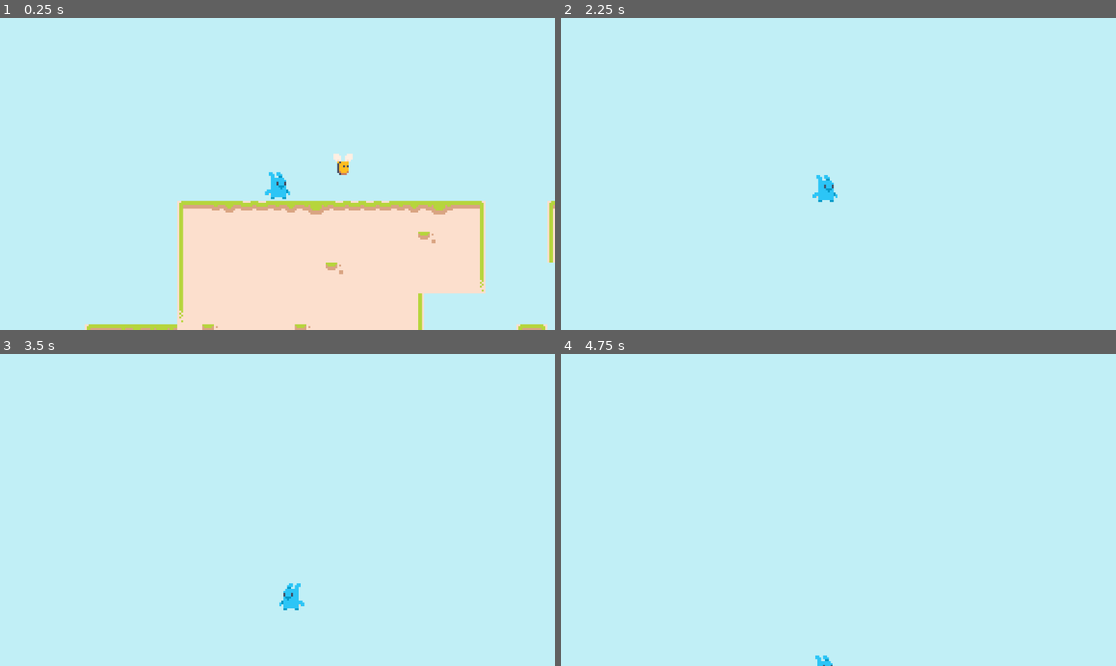
Above: before the commit, frames 1-4 (two rows, left to right).
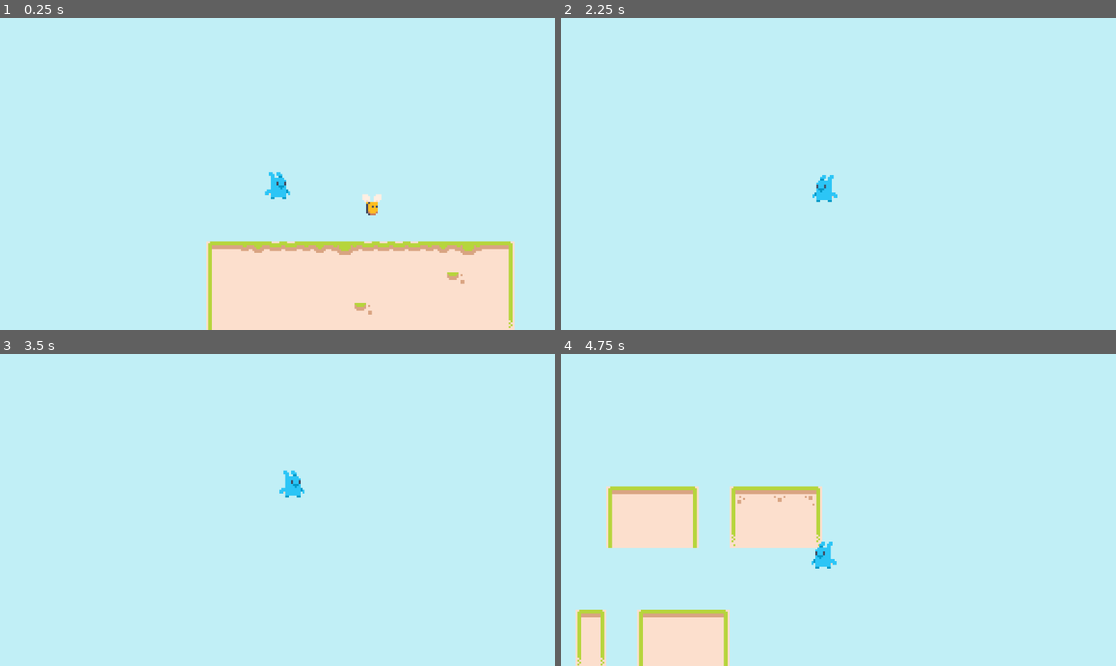
Above: after the commit, the same moments.

Repository: seedgs/platformer
Game: Godot game, scene res://scenes/game.tscn
Two runs of this game, one before a commit and one after it. Both use one fixed random seed, a clock stepped at 60 frames per second and the inputs below.
Inputs (mouse positions are in pixels of both pictures, inside the frame that each line leads up to):
- Up to frame 1 (0.25 s): no input
- Up to frame 2 (2.25 s): move the mouse to (960, 158) at 0.52 s; hold D (Right) 0.53-2.03 s; click (960, 158) at 0.6 s; tap Space (Jump) at 0.77, 0.8, 1.07, 1.35, 1.52, 1.82 s; move the mouse to (727, 189) at 1.27 s; click (727, 189) at 1.55 s; move the mouse to (894, 105) at 2.02 s; hold A (Left) from 2.03 s (still down); click (894, 105) at 2.1 s
- Up to frame 3 (3.5 s): tap Space (Jump) at 2.3, 3.02, 3.32 s; move the mouse to (249, 572) at 2.77 s; release A (Left) at 2.78 s; hold D (Right) from 2.78 s (still down); click (249, 572) at 2.85 s
- Up to frame 4 (4.75 s): move the mouse to (1005, 556) at 3.52 s; tap Space (Jump) at 3.6, 3.77, 4.07, 4.52 s; move the mouse to (672, 463) at 4.27 s; release D (Right) at 4.28 s; hold A (Left) from 4.28 s (still down); click (672, 463) at 4.35 s

The runs differ from the first frame. In frame 1, 15% of the frame differs, in the area x 15-100%, y 43-100%; in frame 2, 0.1%; in frame 3, 0.5%; in frame 4, 11%.
Error before the commit: Invalid call. Nonexistent function 'stat' in base 'Timer'. (res://scenes/player.gd:59)

Commit message:
1、人物翻转与方向键保持一致 2、相关注释

Diff:
--- a/scenes/level.tscn
+++ b/scenes/level.tscn
@@ -53,7 +53,7 @@
 tile_set = SubResource("TileSet_rd3vj")
 
 [node name="CharacterBody2D" parent="." instance=ExtResource("2_w7c3h")]
-position = Vector2(260, 36)
+position = Vector2(245, 15)
 
 [node name="Enemies" type="Node2D" parent="."]
 
--- a/scenes/player.gd
+++ b/scenes/player.gd
@@ -1,74 +1,100 @@
 extends CharacterBody2D
 
+# 方向输入
 var direction_x: float = 0.0
 
-# 跳跃参数
-@export var jump_force : int = -400
-@export var gravity_force : int = 10
-@export var speed_horizonal : int = 150
+# 跳跃、重力、移动参数
+@export var jump_force: int = -400
+@export var gravity_force: int = 10
+@export var speed_horizonal: int = 150
 
-# 二段跳相关
+# 二段跳
+# 设置初始数值为 0
 var jump_count := 0
+
+# 最终数值为 2
 @export var max_jump_count := 2
 
-#设置射击状态为打开
+
+# 射击冷却控制
 var can_shoot := true
 
 func _ready() -> void:
 	pass
 
-
 func _process(delta: float) -> void:
-
-	#启动点击方法
 	get_input()
-
-	#启动重力方法
 	apply_gravity()
-
-	#启动转向方法
-	turn_face()
 
 	# 水平移动
 	velocity.x = direction_x * speed_horizonal
 
-	# 落地时重置跳跃次数
+
+	# "is_on_floor()"检测是否地面碰撞，为布尔值
 	if is_on_floor():
+		# 落地重置跳跃次数
 		jump_count = 0
 
 	move_and_slide()
 
+# 玩家输入
+func get_input():
 
-#点击方法
-func get_input():
+	"""
+	# ".get_axis"需要两个参数
+	# 当没有任何操作的时候，direction_x = 0
+	# 当按下左方向键的时候，direction_x = -1
+	# 当按下右方向键的是偶，direction_x = 1
+	"""
 	direction_x = Input.get_axis("Left", "Right")
 
+
+	"""
+	# 朝向移动方向翻转人物
+	# ".flip_h" 如果为 “true”，则材质纹理水平翻转
+	# ".flip_h" 默认为 “false”
+	"""
+	if direction_x != 0:
+
+		"""
+		# 当按下左方向键的时候，direction_x < 0
+		# 由于 按下左方向键的数值为 “负”，  = 后的 “direction_x < 0” 也为 “负”
+		# 负负得正 ， 此时 “$Sprite2D.flip_h” 为 “true”，纹理材质翻转
+
+		# 当按下左方向键的时候，direction_x > 0
+		# 由于 按下左方向键的数值为 “正”，  = 后的 “direction_x < 0” 也为 “负”
+		# 正负得正（因为 "get_axis反馈的数值是 -1 到 1 之间，所以当按下右方向键时，总数都是 > 0"） ， 此时 “$Sprite2D.flip_h” 为 “false”，纹理材质维持原状
+		"""
+		$Sprite2D.flip_h = direction_x < 0
+
+	"""
+	# 跳跃（支持二段跳）
+	# 当按下 "Jump" 按键后 "jump_count" 开始统计
+	# 按下一次，统计为 1，因为 "max_jump_count" 数值为2，符合条件 "jump_count < max_jump_count"
+	# 执行跳跃， 因为没有接触地面就再次按下跳跃，所以 "不执行" 每帧执行的 "jump_count = 0"
+
+	# 当再次按下 "Jump" 按键后 "jump_count" 开始统计
+	# 统计为 2，因为 "max_jump_count" 数值为2， 不 符合条件 "jump_count < max_jump_count"
+	# 不执行跳跃， 执行每帧的 "jump_count = 0"， 恢复初始值
+	"""
 	if Input.is_action_just_pressed("Jump") and jump_count < max_jump_count:
+
+		#施加跳跃的力
 		velocity.y = jump_force
 		jump_count += 1
 
-	#1、添加射击限制时间节点
-	#2、给Palyer挂载'timeout()'信号
-	#3、方法内重新开启射击状态
-	#4、启动计数器方法
+	# 射击冷却判断
 	if Input.is_action_just_pressed("shoot") and can_shoot:
 		can_shoot = false
-		print('shoot')
+		print("shoot")
 
-		#启动timeout()方法
-		$Timers/CooldownTimer.stat()
+		# 启动冷却计时器
+		$Timers/CooldownTimer.start()
 
-# 根据方向翻转人物
-func turn_face():
-	if direction_x != 0:
-		scale.x = sign(direction_x) * abs(scale.x)
-
-#重力方法
+# 重力逻辑
 func apply_gravity():
 	velocity.y += gravity_force
 
-
-#计数器方法
+# 计时器回调（重新允许射击）
 func _on_cooldown_timer_timeout() -> void:
-	#计数器结束后，经过wait时间后，射击回复true状态
 	can_shoot = true
